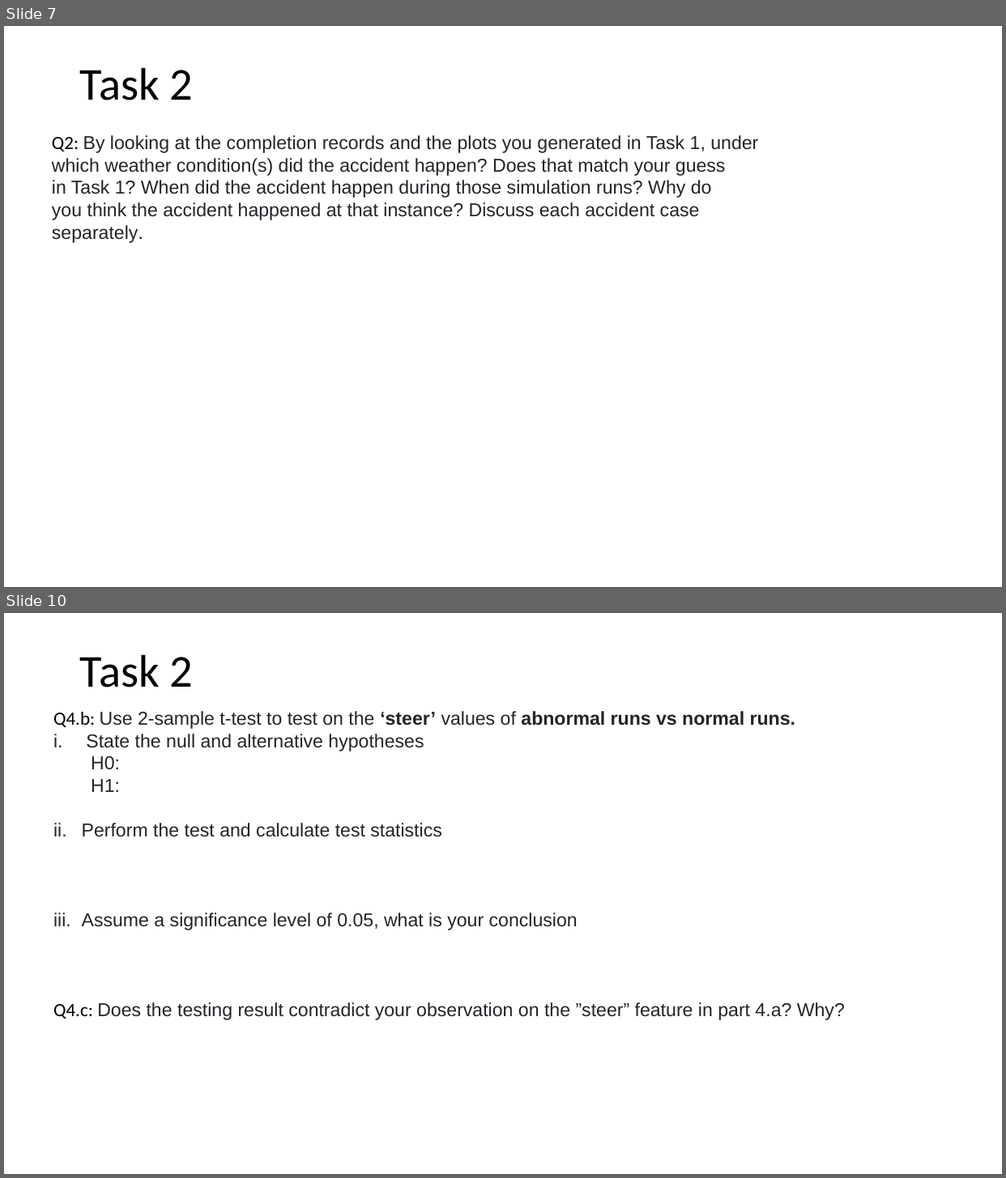
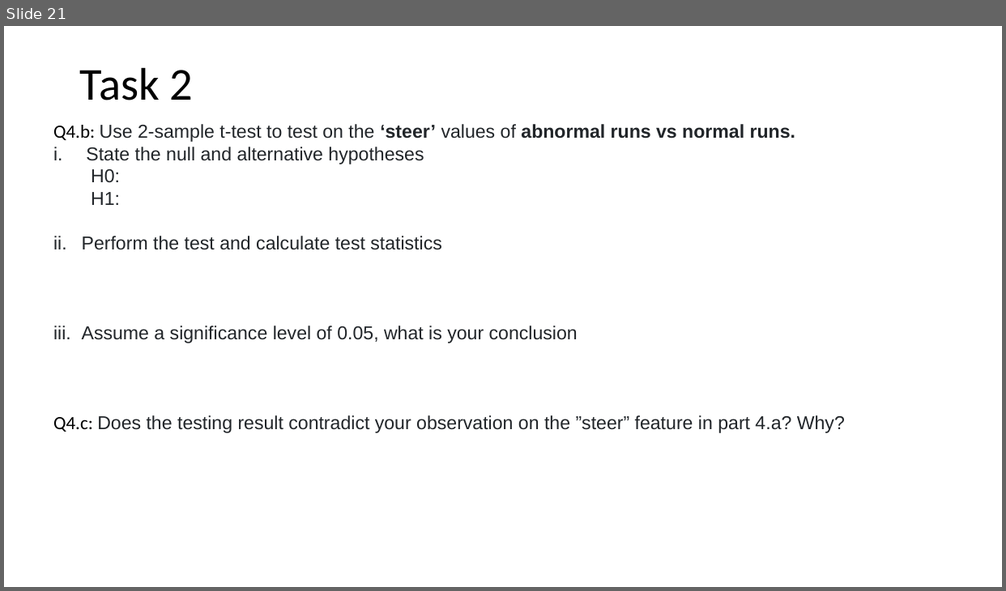
Before and after one commit to mrojaspell/MP1, a slide deck: mp1_powerpoint.pptx. Shown one above the other, each under a label of ours: slides 7 and 10 before the commit, slide 21 after it; the slides between them are not shown. The pictures are 1006x1178 and 1006x591 pixels, drawn with LibreOffice and Linux fonts; fonts in the diff are those of the drawing. Boxes give left, top, right and bottom in pixels: in the first picture for what was removed or moved away, otherwise in the second. Text is boxed around its words. In the diff, an @@ line names an element or a change of style, - is before the commit and + after.

```diff
--- a/mp1_powerpoint.pptx
+++ b/mp1_powerpoint.pptx
@@ slide 7 removed at (4, 26, 1002, 587), background #FFFFFF @@
@@ title removed at (80, 67, 194, 101) @@
-Task 2
@@ text removed at (52, 135, 758, 243) @@
-Q2: By looking at the completion records and the plots you generated in Task 1, under
-which weather condition(s) did the accident happen? Does that match your guess
-in Task 1? When did the accident happen during those simulation runs? Why do
-you think the accident happened at that instance? Discuss each accident case
-separately.
@@ what was slide 10 is now slide 21 @@
```
Also in this commit, not shown: 5 slides changed, 15 slides added, 3 other slides removed, 15 other files.
